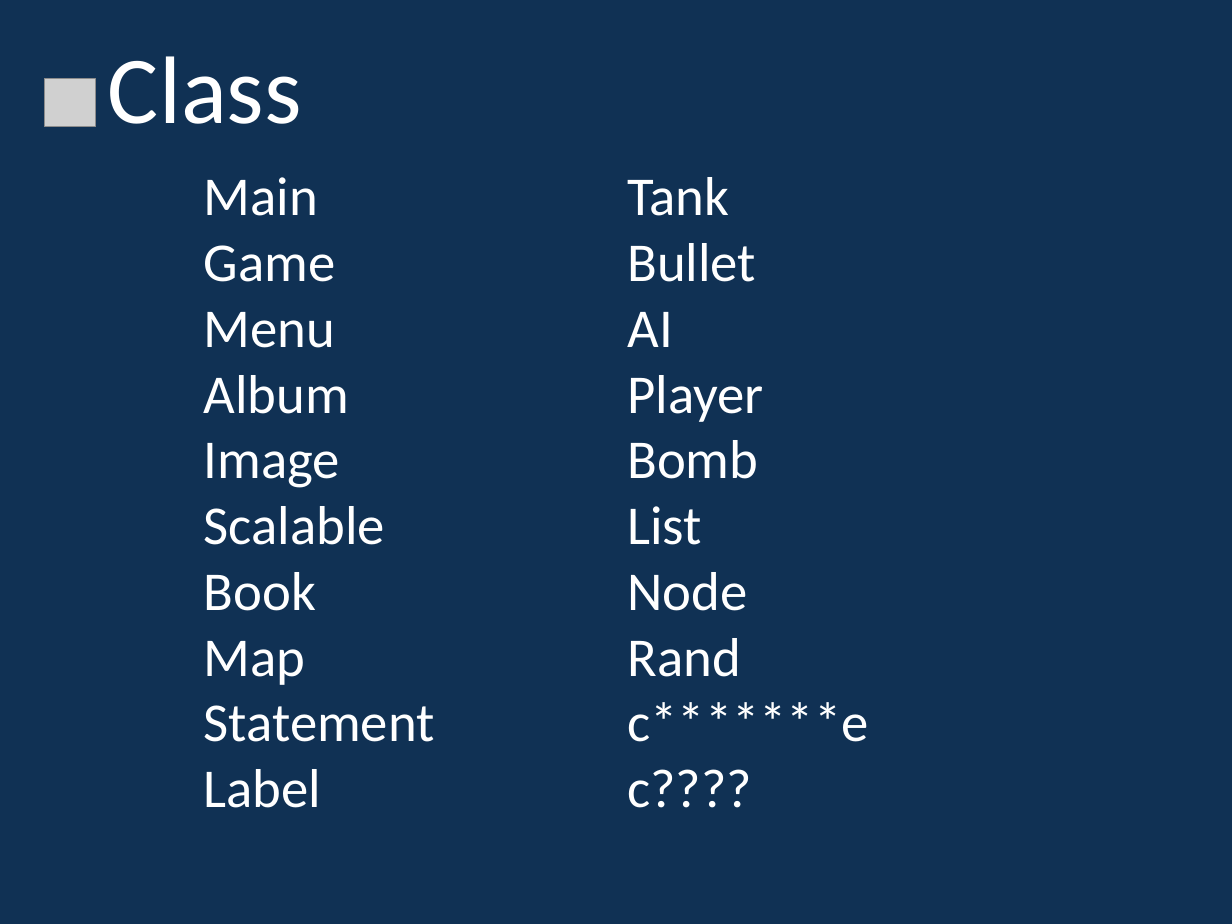
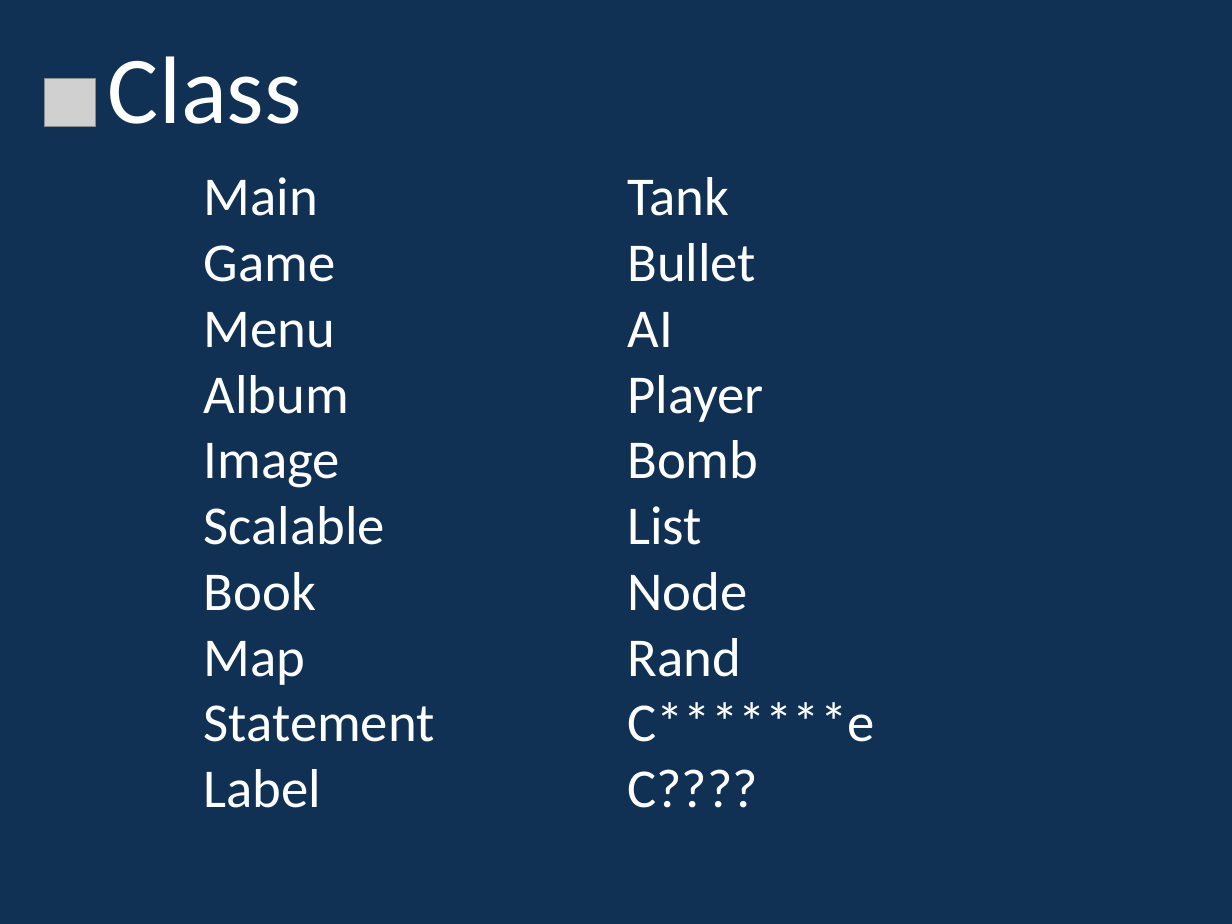
Before and after one commit to Tenyoku8478/The-Tank-War, a slide deck: slide 18 of 計概presentation.pptx. Drawn at 1232x924 pixels with LibreOffice and Linux fonts; fonts in the diff are those of the drawing; grey boxes stand for pictures; background and template pictures are left out. Boxes give left, top, right and bottom in pixels: in the first picture for what was removed or moved away, otherwise in the second. Text is boxed around its words. In the diff, an @@ line names an element or a change of style, - is before the commit and + after.

```diff
--- a/計概presentation.pptx
+++ b/計概presentation.pptx
@@ text at (627,702,874,808): text changed @@
-c*******e
-c????
+C*******e
+C????
```
Also in this commit, not shown: 9 other slides changed, 1 slide added, 2 other files.
